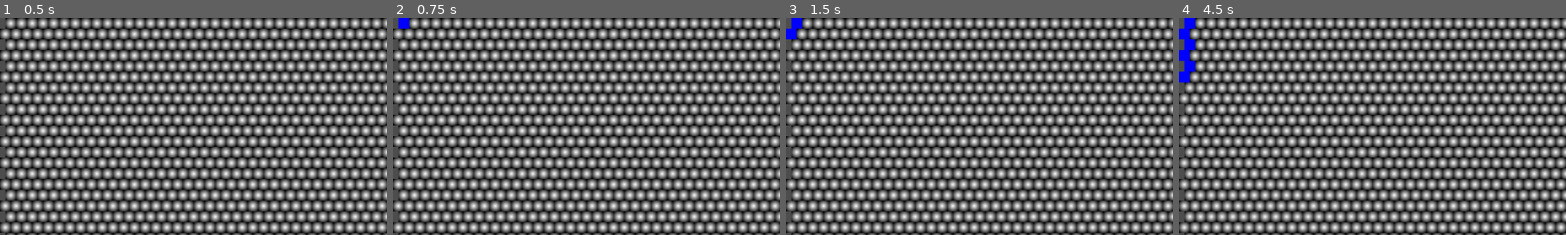
Above: before the commit, frames 1-4 (left to right).
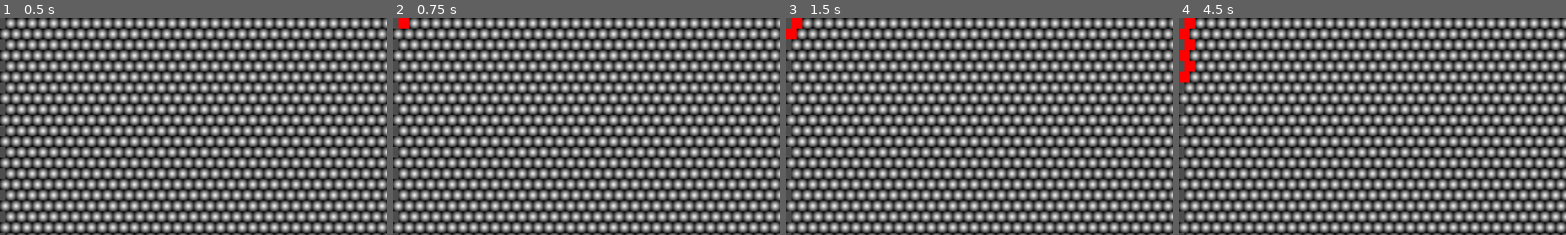
Above: after the commit, the same moments.

Repository: snappy-cobra/GGJ25
Game: Godot game, scene res://scenes/world.tscn
Same seed, same stepped clock (60 frames per second), same inputs: the game is played once before the commit and once after it.
Inputs (mouse positions are % of the whole screen's width and height, from its top left):
- Up to frame 1 (0.5 s): no input
- Up to frame 2 (0.75 s): tap Enter at 0.5 s; move the mouse to (1, 1) at 0.52 s; click (1, 1) at 0.67 s
- Up to frame 3 (1.5 s): tap Space at 1.25 s; move the mouse to (1, 4) at 1.27 s; click (1, 4) at 1.42 s
- Up to frame 4 (4.5 s): tap Enter at 2, 3.5 s; move the mouse to (1, 6) at 2.02 s; click (1, 6) at 2.17 s; tap Space at 2.75, 4.25 s; move the mouse to (1, 9) at 2.77 s; click (1, 9) at 2.92 s; move the mouse to (1, 11) at 3.52 s; click (1, 11) at 3.67 s; move the mouse to (1, 14) at 4.27 s; click (1, 14) at 4.42 s
The pictures show only the part of the screen within x 0-50%, y 0-50%; the shares and areas given below are measured in that part.

Frame 1 is identical in both runs. In frame 2, 0.1% of the frame differs, in the area x 1-5%, y 0-5%; in frame 3, 0.3%; in frame 4, 0.9%, in the area x 0-5%, y 0-30%.

Commit message:
single source of truth for player list

Diff:
--- a/game/code/phoenix_input.gd
+++ b/game/code/phoenix_input.gd
@@ -44,7 +44,8 @@
 
 
 func send_game_state(state: Dictionary) -> void:
-	print(state)
+	#print(state)
+	print("sending game state")
 	channel.push("game_state", state)
 
 #
@@ -69,7 +70,7 @@
 #
 
 func _on_Channel_event(event: String, payload, status):
-	print("_on_Channel_event:  ", event, ", ", status, ", ", payload)
+	print("_on_Channel_event:  ", event, ", ", status)
 	if payload.has("player_id"):
 		var player_id: String = payload.player_id
 		#if !%Players.has_player(player_id):
--- a/game/code/players.gd
+++ b/game/code/players.gd
@@ -10,7 +10,7 @@
 	Player.Team.new("BLUE", Color(0, 0, 1))
 ]
 var next_team: int = 0
-var players: Array[Player] = []
+#var players: Array[Player] = []
 
 
 func _ready() -> void:
@@ -23,17 +23,17 @@
 	var player: Player = Player.create(id, id, teams.pick_random()) #, teams[next_team]) assign teams when game starts
 	# next_team = (next_team + 1) % teams.size()
 	add_child(player)
-	players.append(player)
-	if check_full():
-		assign_teams(2)
-		print("Enough players!")
-		enough_players_joined.emit(players)
-		#World.start.emit(all_players())
-		# different return value?
+	#players.append(player)
+	#if check_full():
+		#assign_teams(2)
+		#print("Enough players!")
+		#enough_players_joined.emit(players)
+		##World.start.emit(all_players())
+		## different return value?
 	return ""
 
 func check_full() -> bool:
-	return players.size() >= 2
+	return get_child_count() >= 2
 
 func player_leave(id: String) -> String:
 	if !has_node(id):
@@ -51,6 +51,6 @@
 
 func assign_teams(preferredTeamsNumber: int = 2) -> void:
 	var i: int = 0
-	for p in players:
+	for p in get_children():
 		p.team = teams[i % teams.size()]
 		i += 1
